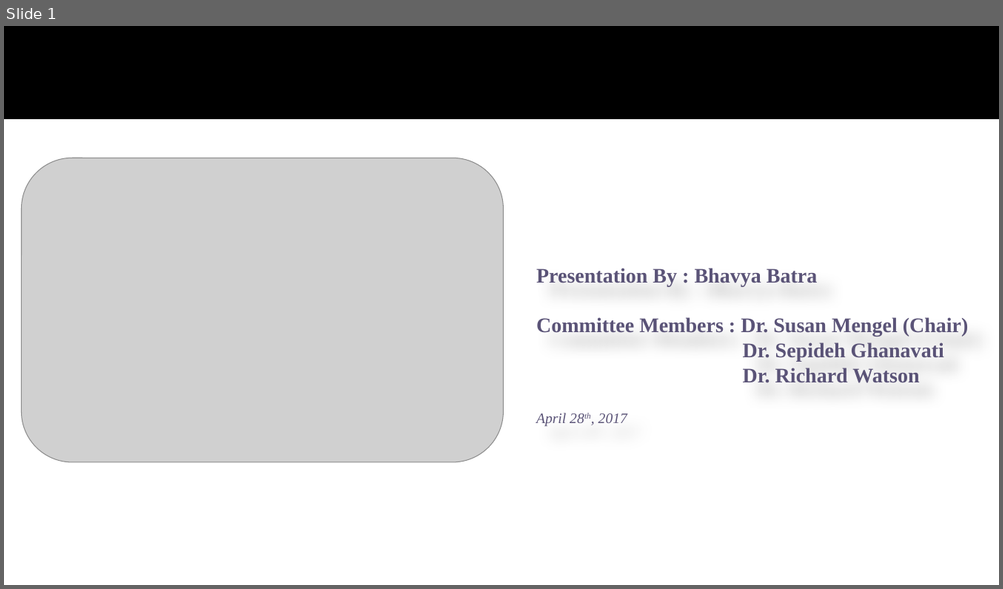
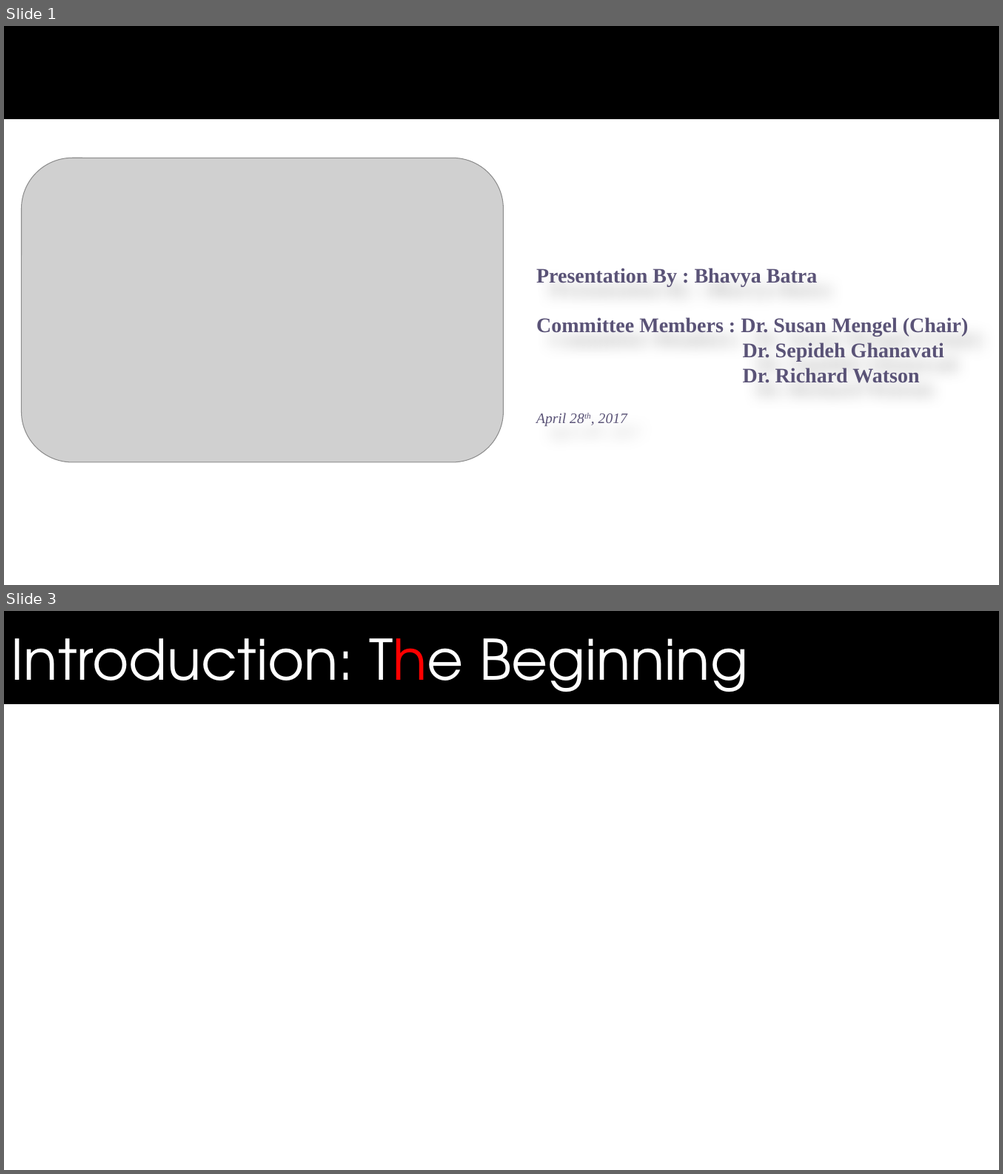
Before and after one commit to bhavyabatra/SWEN_Dynamo, a slide deck: Documentation/Master's Defense Presentation.pptx. Shown one above the other, each under a label of ours: slide 1 before the commit, slides 1 and 3 after it; the slides between them are not shown. The pictures are 1003x589 and 1003x1174 pixels, drawn with LibreOffice and Linux fonts; fonts in the diff are those of the drawing; grey boxes stand for pictures; background and template pictures are left out. Boxes give left, top, right and bottom in pixels: in the first picture for what was removed or moved away, otherwise in the second. Text is boxed around its words. In the diff, an @@ line names an element or a change of style, - is before the commit and + after.

```diff
--- a/Documentation/Master's Defense Presentation.pptx
+++ b/Documentation/Master's Defense Presentation.pptx
@@ slide 3 added at <box>4,611,999,1170</box>, background #FFFFFF; not listed: 1 template element that a slide beside it also shows @@
@@ text added at <box>11,638,748,706</box>, 54 pt, text #FFFFFF @@
+Introduction: The Beginning
```
Also in this commit, not shown: 12 slides changed, 9 other slides added, 17 slides removed.
